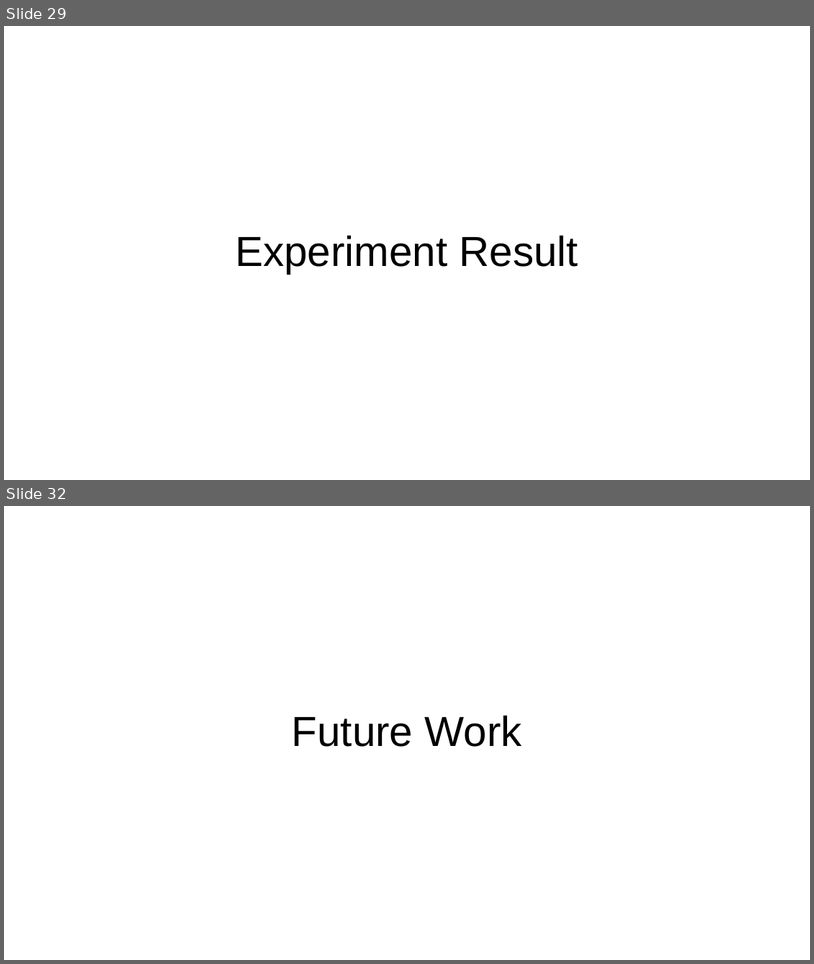
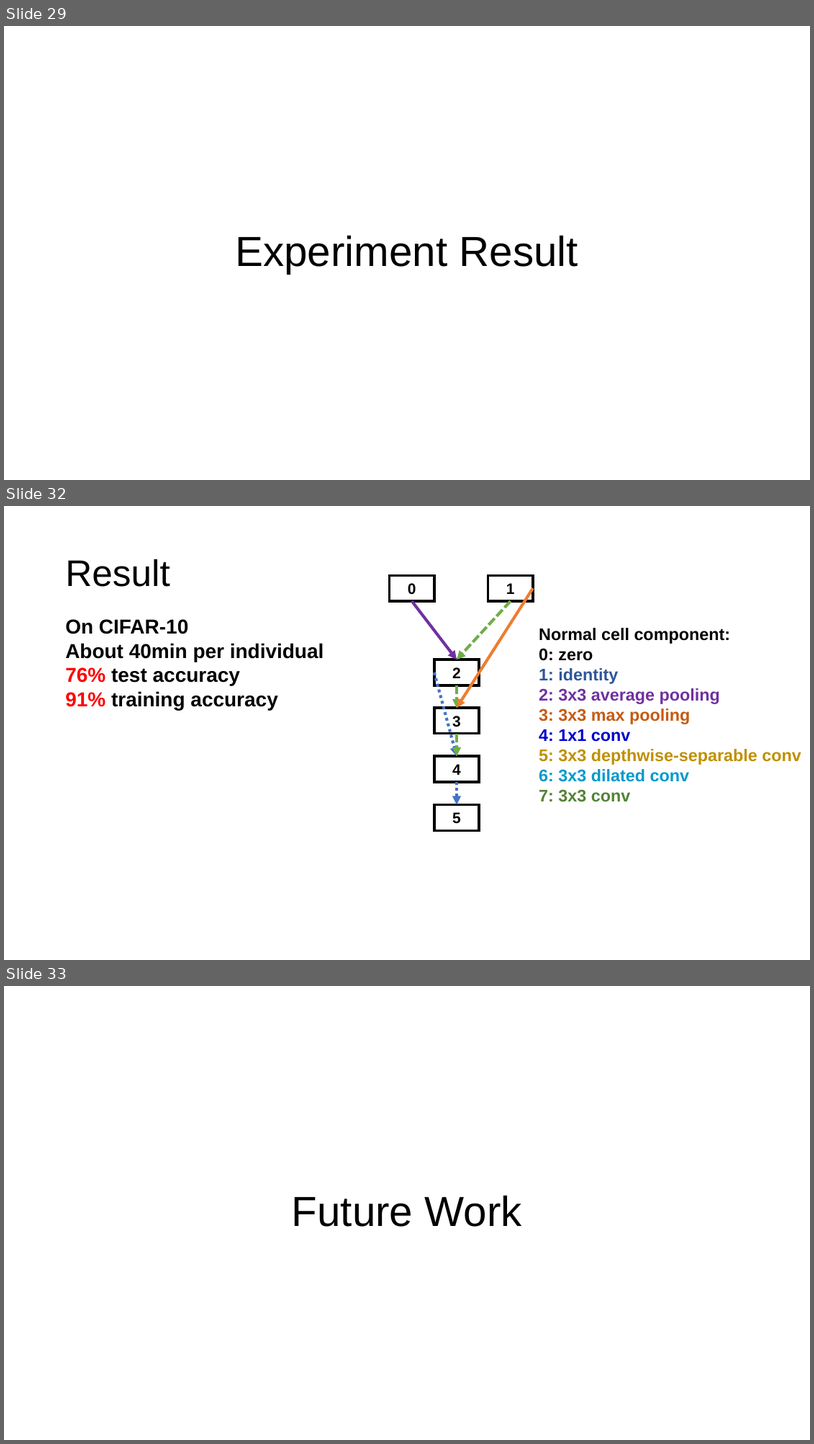
Before and after one commit to RangerX-36917/evoNAS, a slide deck: pre/final/5.9_final_report.pptx. Shown one above the other, each under a label of ours: slides 29 and 32 before the commit, slides 29, 32 and 33 after it; the slides between them are not shown. The pictures are 814x964 and 814x1444 pixels, drawn with LibreOffice and Linux fonts; fonts in the diff are those of the drawing. Boxes give left, top, right and bottom in pixels: in the first picture for what was removed or moved away, otherwise in the second. Text is boxed around its words. In the diff, an @@ line names an element or a change of style, - is before the commit and + after.

```diff
--- a/pre/final/5.9_final_report.pptx
+++ b/pre/final/5.9_final_report.pptx
@@ slide 32 added at (4,506,810,960), background #FFFFFF @@
@@ title added at (65,559,170,587), 44 pt, text #000000 @@
+Result
@@ rectangle added at (390,576,435,601), outline #000000 3 pt, 18 pt, text #000000, bold @@
+0
@@ arrow added from (533, 588) to (457, 708), #ED7D31 3.5 pt @@
@@ rectangle added at (489,576,533,601), outline #000000 3 pt, 18 pt, text #000000, bold @@
+1
@@ arrow added from (412, 601) to (457, 659), #7030A0 3.5 pt @@
@@ arrow added from (511, 601) to (457, 659), #70AD47 3.5 pt dashed @@
@@ text added at (65,619,324,710), 24 pt, text #000000, bold @@
+On CIFAR-10
+About 40min per individual
+76% test accuracy
+91% training accuracy
@@ text added at (539,628,801,802), 20 pt, text #BF9000, bold @@
+Normal cell component:
+0: zero
+1: identity
+2: 3x3 average pooling
+3: 3x3 max pooling
+4: 1x1 conv
+5: 3x3 depthwise-separable conv
+6: 3x3 dilated conv
+7: 3x3 conv
@@ rectangle added at (435,659,479,685), outline #000000 3 pt, 18 pt, text #000000, bold @@
+2
@@ arrow added from (435, 672) to (457, 756), #4472C4 3.5 pt dashed @@
@@ arrow added from (457, 685) to (457, 708), #70AD47 3.5 pt dashed @@
@@ rectangle added at (435,708,479,733), outline #000000 3 pt, 18 pt, text #000000, bold @@
+3
@@ arrow added from (457, 734) to (457, 756), #70AD47 3.5 pt dashed @@
@@ rectangle added at (435,756,479,781), outline #000000 3 pt, 18 pt, text #000000, bold @@
+4
@@ arrow added from (457, 782) to (457, 805), #4472C4 3.5 pt dashed @@
@@ rectangle added at (435,805,479,830), outline #000000 3 pt, 18 pt, text #000000, bold @@
+5
@@ what was slide 32 is now slide 33 @@
```
Also in this commit, not shown: 5 slides changed, 1 other slide added.
